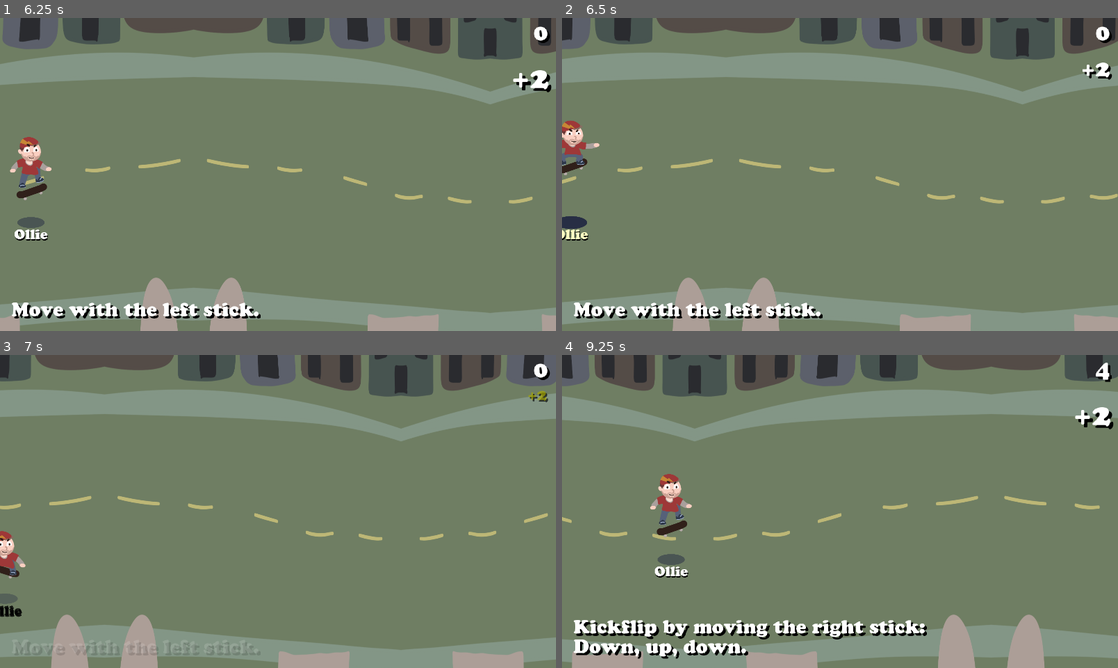
Above: before the commit, frames 1-4 (two rows, left to right).
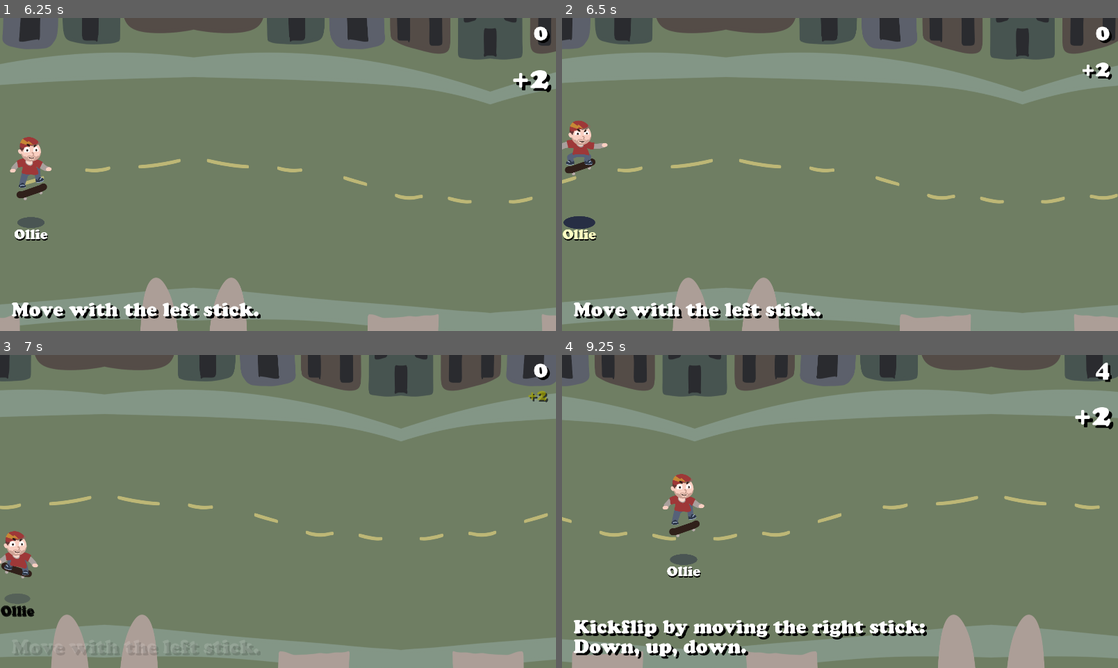
Above: after the commit, the same moments.

Repository: proximadams/The-Radical-Adventures-of-Chris-Pointon
Game: Godot game, scene res://scenes/TitleScreen.tscn
The game is run twice, just before and just after one commit, with the same random seed, the same clock (stepped at 60 frames per second) and the same inputs.
Inputs:
- Up to frame 1 (6.25 s): hold D (move_right) 0.53-1.25 s; hold Down (shift_crouch) 0.53-1.25 s; tap Up (shift_jump) at 0.77, 2.27, 4.52, 5.27, 6.02 s; click "Start" at 1.25 s; hold S (move_down) 2.03-2.78 s; tap Down (shift_crouch) at 2.1, 4.35, 5.85 s; hold D (move_right) 2.78-3.5 s; hold Down (shift_crouch) 2.78-3.5 s; click "Yes" at 3.5 s; hold W (move_up) 4.28-5.03 s; tap Enter at 5 s; hold Down (shift_crouch) 5.03-5.78 s; hold A (move_left) from 5.03 s (still down)
- Up to frame 2 (6.5 s): keep holding A (move_left)
- Up to frame 3 (7 s): release A (move_left) at 6.53 s; hold S (move_down) from 6.53 s (still down); hold Down (shift_crouch) from 6.53 s (still down)
- Up to frame 4 (9.25 s): release S (move_down) at 7.28 s; release Down (shift_crouch) at 7.28 s; hold D (move_right) 7.28-8.03 s; tap Down (shift_crouch) at 7.35, 8.85 s; tap Up (shift_jump) at 7.52, 8.27, 9.02 s; hold W (move_up) 8.03-8.78 s; hold Down (shift_crouch) 8.03-8.78 s; hold D (move_right) from 8.78 s (still down)

Frame 1 is identical in both runs. In frame 2, 0.9% of the frame differs, in the area x 0-9%, y 32-72%; in frame 3, 0.9%; in frame 4, 1.4%, in the area x 15-26%, y 38-72%.

Commit message:
invisible walls left and right

Diff:
--- a/code/Player.gd
+++ b/code/Player.gd
@@ -134,6 +134,7 @@
 		movementDirection = movementDirection.normalized()
 		position += movementDirection * delta * SPEED
 	global_position.y = clamp(global_position.y, 180, 990)
+	global_position.x = clamp(global_position.x, 60, 1850)
 
 	# tricks
 	_listen_for_trick_inputs(delta)
--- a/scenes/Level.tscn
+++ b/scenes/Level.tscn
@@ -56,42 +56,6 @@
 "update": 0,
 "values": [ Color( 1, 1, 1, 0 ) ]
 }
-tracks/3/type = "value"
-tracks/3/path = NodePath("Count:rect_scale")
-tracks/3/interp = 1
-tracks/3/loop_wrap = true
-tracks/3/imported = false
-tracks/3/enabled = true
-tracks/3/keys = {
-"times": PoolRealArray( 0 ),
-"transitions": PoolRealArray( 1 ),
-"update": 0,
-"values": [ Vector2( 1.36422e-12, 1.36422e-12 ) ]
-}
-tracks/4/type = "value"
-tracks/4/path = NodePath("Count/Number:text")
-tracks/4/interp = 1
-tracks/4/loop_wrap = true
-tracks/4/imported = false
-tracks/4/enabled = true
-tracks/4/keys = {
-"times": PoolRealArray( 0 ),
-"transitions": PoolRealArray( 1 ),
-"update": 1,
-"values": [ "10" ]
-}
-tracks/5/type = "value"
-tracks/5/path = NodePath("Count/Number:rect_scale")
-tracks/5/interp = 1
-tracks/5/loop_wrap = true
-tracks/5/imported = false
-tracks/5/enabled = true
-tracks/5/keys = {
-"times": PoolRealArray( 0 ),
-"transitions": PoolRealArray( 1 ),
-"update": 0,
-"values": [ Vector2( 1, 1 ) ]
-}
 
 [sub_resource type="Animation" id=91]
 resource_name = "animate"
@@ -170,55 +134,19 @@
 "method": "grab_focus"
 } ]
 }
-tracks/6/type = "value"
-tracks/6/path = NodePath("Count:rect_scale")
+tracks/6/type = "method"
+tracks/6/path = NodePath("../..")
 tracks/6/interp = 1
 tracks/6/loop_wrap = true
 tracks/6/imported = false
 tracks/6/enabled = true
 tracks/6/keys = {
-"times": PoolRealArray( 0, 0.9, 1, 1.2, 1.8, 1.9, 2, 2.2, 2.8, 2.9, 3, 3.2, 3.8, 3.9, 4, 4.2, 4.8, 4.9, 5, 5.2, 5.8, 5.9, 6, 6.2, 6.8, 6.9, 7, 7.2, 7.8, 7.9, 8, 8.2, 8.8, 8.9, 9, 9.2, 9.8, 9.9, 10, 10.2, 10.8 ),
-"transitions": PoolRealArray( 1, 1, 1, 1, 1, 1, 1, 1, 1, 1, 1, 1, 1, 1, 1, 1, 1, 1, 1, 1, 1, 1, 1, 1, 1, 1, 1, 1, 1, 1, 1, 1, 1, 1, 1, 1, 1, 1, 1, 1, 1 ),
-"update": 0,
-"values": [ Vector2( 1.36422e-12, 1.36422e-12 ), Vector2( 1.36422e-12, 1.36422e-12 ), Vector2( 2, 2 ), Vector2( 1, 1 ), Vector2( 1, 1 ), Vector2( 1.36422e-12, 1.36422e-12 ), Vector2( 2, 2 ), Vector2( 1, 1 ), Vector2( 1, 1 ), Vector2( 1.36422e-12, 1.36422e-12 ), Vector2( 2, 2 ), Vector2( 1, 1 ), Vector2( 1, 1 ), Vector2( 1.36422e-12, 1.36422e-12 ), Vector2( 2, 2 ), Vector2( 1, 1 ), Vector2( 1, 1 ), Vector2( 1.36422e-12, 1.36422e-12 ), Vector2( 2, 2 ), Vector2( 1, 1 ), Vector2( 1, 1 ), Vector2( 1.36422e-12, 1.36422e-12 ), Vector2( 2, 2 ), Vector2( 1, 1 ), Vector2( 1, 1 ), Vector2( 1.36422e-12, 1.36422e-12 ), Vector2( 2, 2 ), Vector2( 1, 1 ), Vector2( 1, 1 ), Vector2( 1.36422e-12, 1.36422e-12 ), Vector2( 2, 2 ), Vector2( 1, 1 ), Vector2( 1, 1 ), Vector2( 1.36422e-12, 1.36422e-12 ), Vector2( 2, 2 ), Vector2( 1, 1 ), Vector2( 1, 1 ), Vector2( 1.36422e-12, 1.36422e-12 ), Vector2( 2, 2 ), Vector2( 1, 1 ), Vector2( 1, 1 ) ]
-}
-tracks/7/type = "value"
-tracks/7/path = NodePath("Count/Number:text")
-tracks/7/interp = 1
-tracks/7/loop_wrap = true
-tracks/7/imported = false
-tracks/7/enabled = true
-tracks/7/keys = {
-"times": PoolRealArray( 0.9, 1.9, 2.9, 3.9, 4.9, 5.9, 6.9, 7.9, 8.9, 9.9 ),
-"transitions": PoolRealArray( 1, 1, 1, 1, 1, 1, 1, 1, 1, 1 ),
-"update": 1,
-"values": [ "10", "9", "8", "7", "6", "5", "4", "3", "2", "1" ]
-}
-tracks/8/type = "method"
-tracks/8/path = NodePath("../..")
-tracks/8/interp = 1
-tracks/8/loop_wrap = true
-tracks/8/imported = false
-tracks/8/enabled = true
-tracks/8/keys = {
 "times": PoolRealArray( 11 ),
 "transitions": PoolRealArray( 1 ),
 "values": [ {
 "args": [  ],
 "method": "play_again"
 } ]
-}
-tracks/9/type = "value"
-tracks/9/path = NodePath("Count/Number:rect_scale")
-tracks/9/interp = 1
-tracks/9/loop_wrap = true
-tracks/9/imported = false
-tracks/9/enabled = true
-tracks/9/keys = {
-"times": PoolRealArray( 0 ),
-"transitions": PoolRealArray( 1 ),
-"update": 0,
-"values": [ Vector2( 1, 1 ) ]
 }
 
 [sub_resource type="Animation" id=93]
@@ -282,30 +210,6 @@
 "transitions": PoolRealArray( 1 ),
 "update": 0,
 "values": [ Color( 1, 1, 1, 0 ) ]
-}
-tracks/5/type = "value"
-tracks/5/path = NodePath("Count:rect_scale")
-tracks/5/interp = 1
-tracks/5/loop_wrap = true
-tracks/5/imported = false
-tracks/5/enabled = true
-tracks/5/keys = {
-"times": PoolRealArray( 0 ),
-"transitions": PoolRealArray( 1 ),
-"update": 0,
-"values": [ Vector2( 1.36422e-12, 1.36422e-12 ) ]
-}
-tracks/6/type = "value"
-tracks/6/path = NodePath("Count/Number:rect_scale")
-tracks/6/interp = 1
-tracks/6/loop_wrap = true
-tracks/6/imported = false
-tracks/6/enabled = true
-tracks/6/keys = {
-"times": PoolRealArray( 0 ),
-"transitions": PoolRealArray( 1 ),
-"update": 0,
-"values": [ Vector2( 1, 1 ) ]
 }
 
 [sub_resource type="DynamicFont" id=78]
@@ -6246,31 +6150,6 @@
 margin_right = 371.0
 margin_bottom = 162.0
 text = "Exit"
-
-[node name="Count" type="Control" parent="CanvasLayer/GameOverScreen"]
-anchor_left = 0.5
-anchor_top = 0.5
-anchor_right = 0.5
-anchor_bottom = 0.5
-margin_left = -20.0
-margin_top = 276.0
-margin_right = -20.0
-margin_bottom = 316.0
-rect_scale = Vector2( 1.36422e-12, 1.36422e-12 )
-
-[node name="Number" type="Label" parent="CanvasLayer/GameOverScreen/Count"]
-anchor_left = 0.5
-anchor_top = 0.5
-anchor_right = 0.5
-anchor_bottom = 0.5
-margin_left = -81.0
-margin_top = -64.5
-margin_right = 81.0
-margin_bottom = 64.5
-grow_horizontal = 2
-theme = ExtResource( 26 )
-text = "10"
-align = 1
 
 [node name="AnimationPlayer" type="AnimationPlayer" parent="CanvasLayer/GameOverScreen"]
 autoplay = "hidden"
